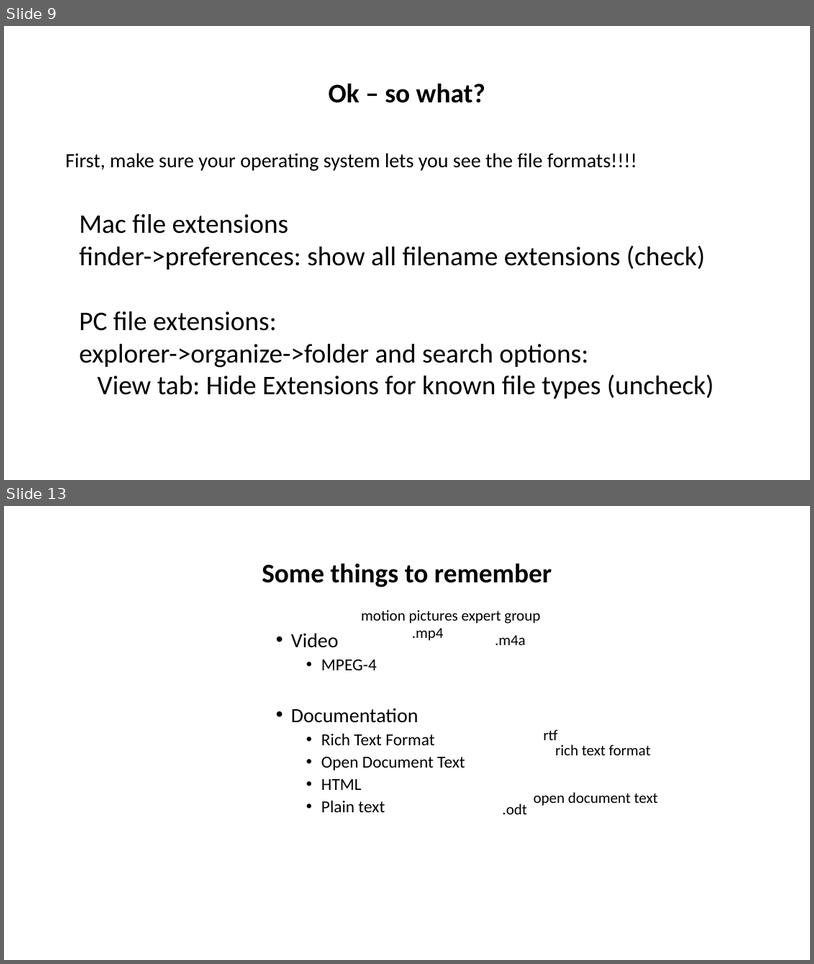
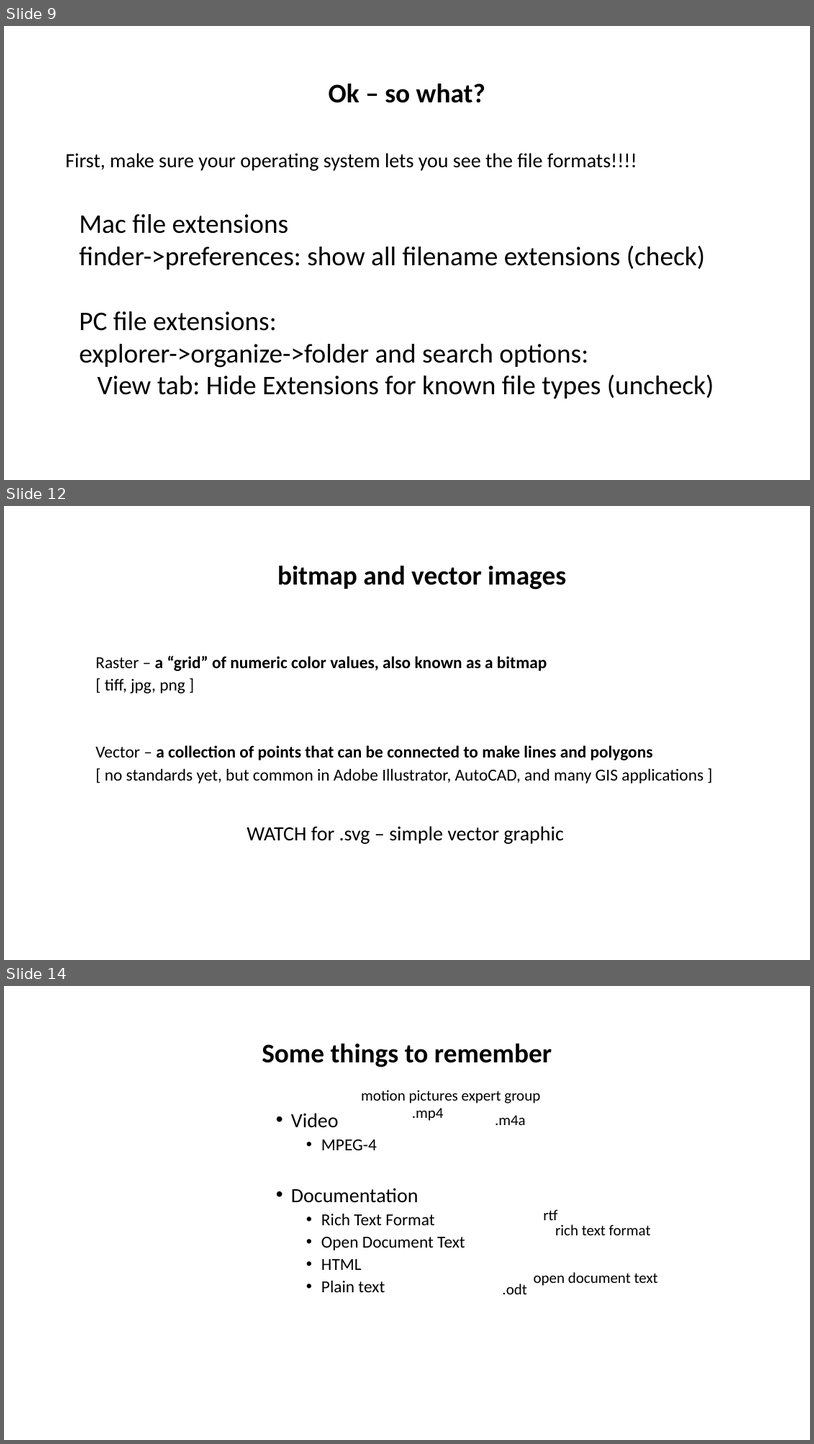
Before and after one commit to tibbben/teaching.data.literacy, a slide deck: UM_DataManagementClass/Lessons/03/03_secondMeeting.pptx. Shown one above the other, each under a label of ours: slides 9 and 13 before the commit, slides 9, 12 and 14 after it; the slides between them are not shown. The pictures are 814x964 and 814x1444 pixels, drawn with LibreOffice and Linux fonts; fonts in the diff are those of the drawing. Boxes give left, top, right and bottom in pixels: in the first picture for what was removed or moved away, otherwise in the second. Text is boxed around its words. In the diff, an @@ line names an element or a change of style, - is before the commit and + after.

```diff
--- a/UM_DataManagementClass/Lessons/03/03_secondMeeting.pptx
+++ b/UM_DataManagementClass/Lessons/03/03_secondMeeting.pptx
@@ slide 12 added at (4, 506, 810, 960), background #FFFFFF @@
@@ title added at (278, 565, 566, 590), 32 pt, text #000000, bold @@
+  bitmap and vector images
@@ text added at (95, 656, 704, 783), 20 pt, text #000000, bold @@
+  Raster – a “grid” of numeric color values, also known as a bitmap
+  [ tiff, jpg, png ]
+  Vector – a collection of points that can be connected to make lines and polygons
+  [ no standards yet, but common in Adobe Illustrator, AutoCAD, and many GIS applications ]
@@ text added at (247, 826, 563, 844), 24 pt, text #000000 @@
+WATCH for .svg – simple vector graphic
@@ what was slide 13 is now slide 14 @@
```
Also in this commit, not shown: 6 slides changed, 2 other slides added, 2 other files.
